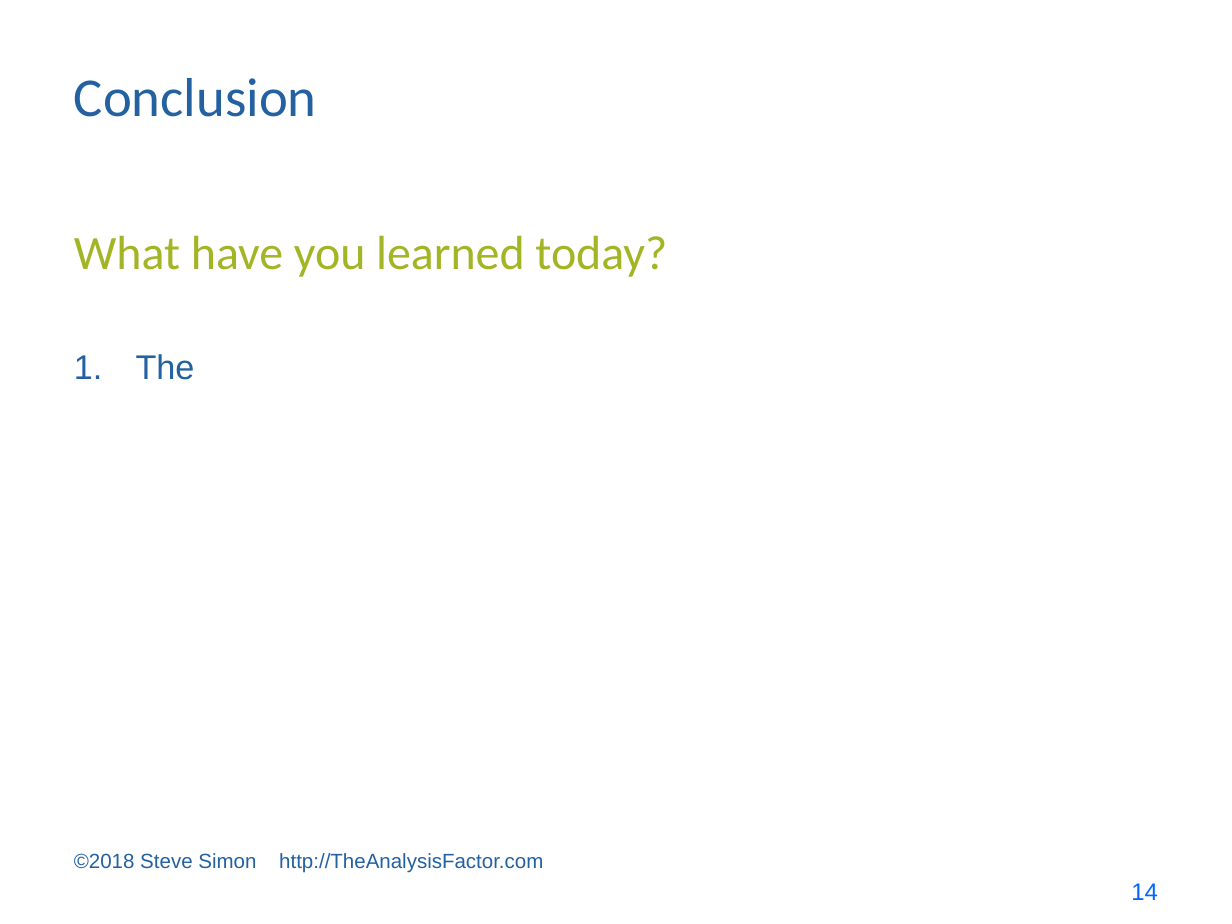
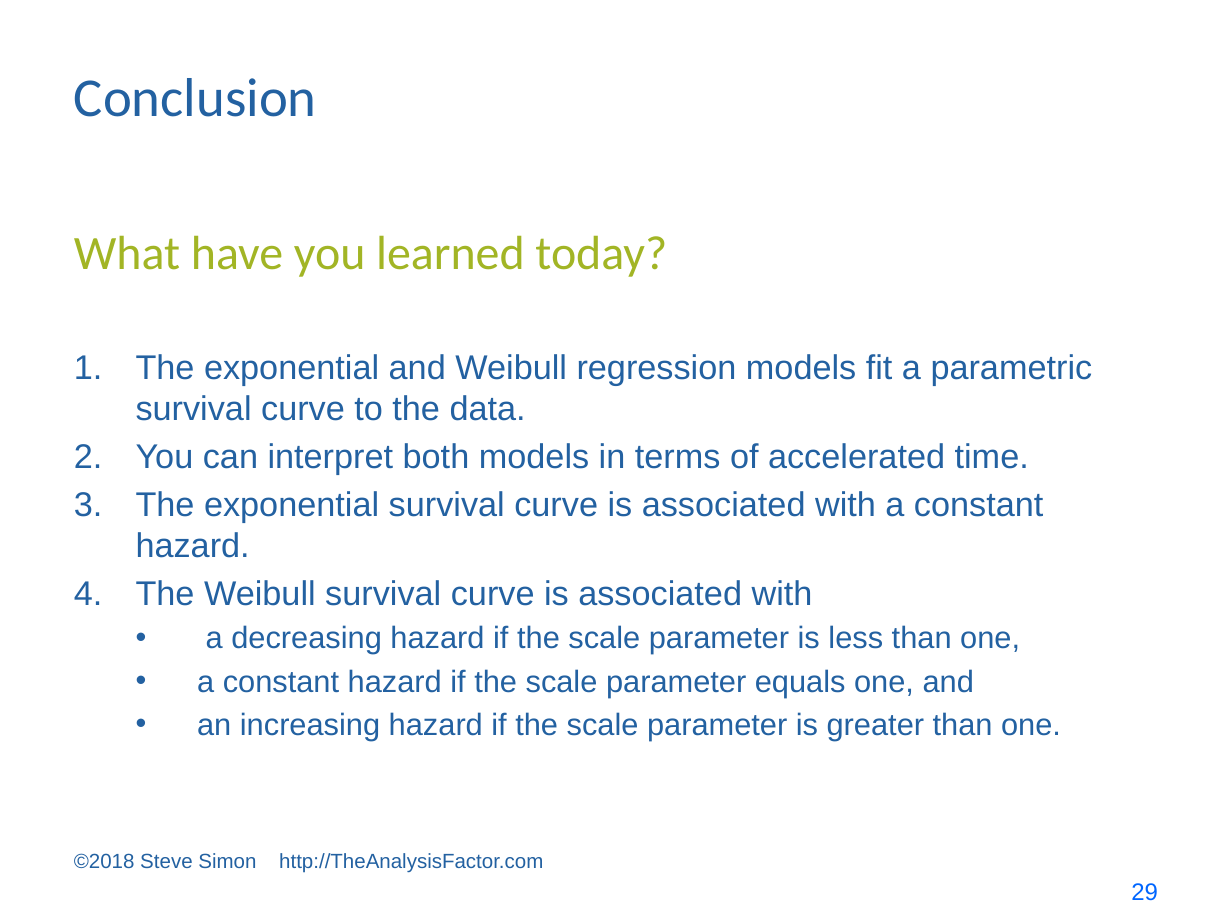
Before and after one commit to pmean/survival-models, a slide deck: slide 29 of bin/survival lecture 6.pptx (slide 14 before the commit). Drawn at 1232x924 pixels with LibreOffice and Linux fonts; fonts in the diff are those of the drawing. Boxes give left, top, right and bottom in pixels: in the first picture for what was removed or moved away, otherwise in the second. Text is boxed around its words. In the diff, an @@ line names an element or a change of style, - is before the commit and + after.

```diff
--- a/bin/survival lecture 6.pptx
+++ b/bin/survival lecture 6.pptx
@@ text at (136,354,1093,740): text changed @@
-1. The
+1. The exponential and Weibull regression models fit a parametric survival curve to the data.
+2. You can interpret both models in terms of accelerated time.
+3. The exponential survival curve is associated with a constant hazard.
+4. The Weibull survival curve is associated with
+  • a decreasing hazard if the scale parameter is less than one,
+  • a constant hazard if the scale parameter equals one, and
+  • an increasing hazard if the scale parameter is greater than one.
@@ page number at (1131,883,1158,901): text changed @@
-14
+29
```
Also in this commit, not shown: 2 other slides changed, 15 slides added, 15 other files.
